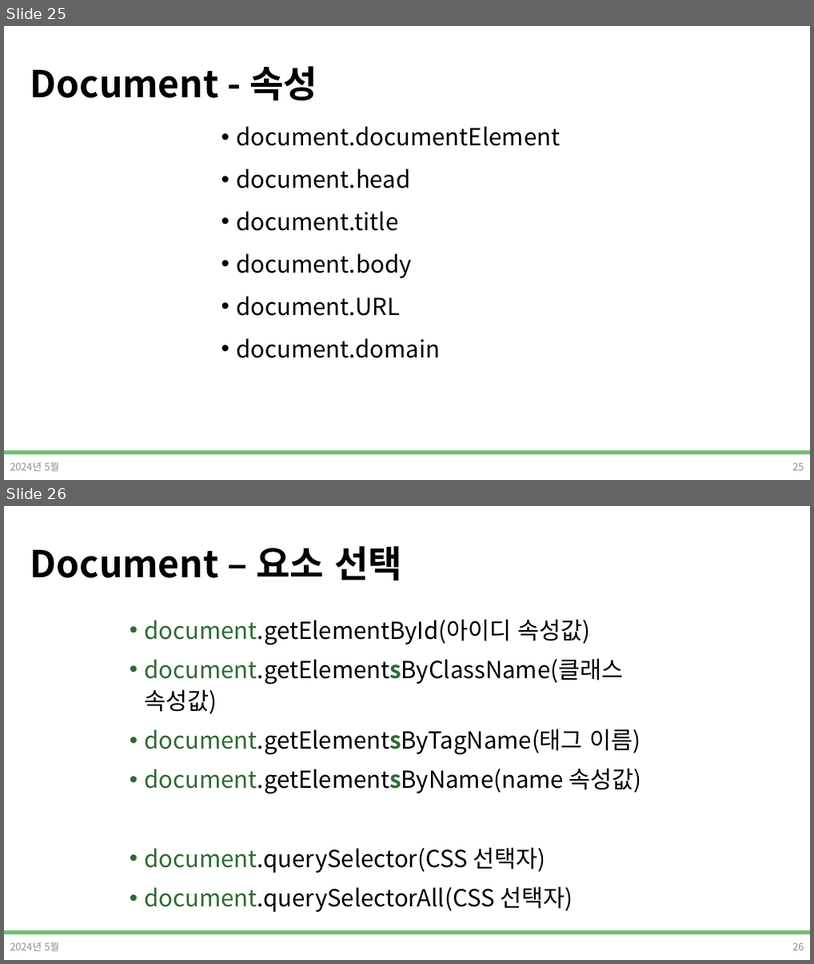
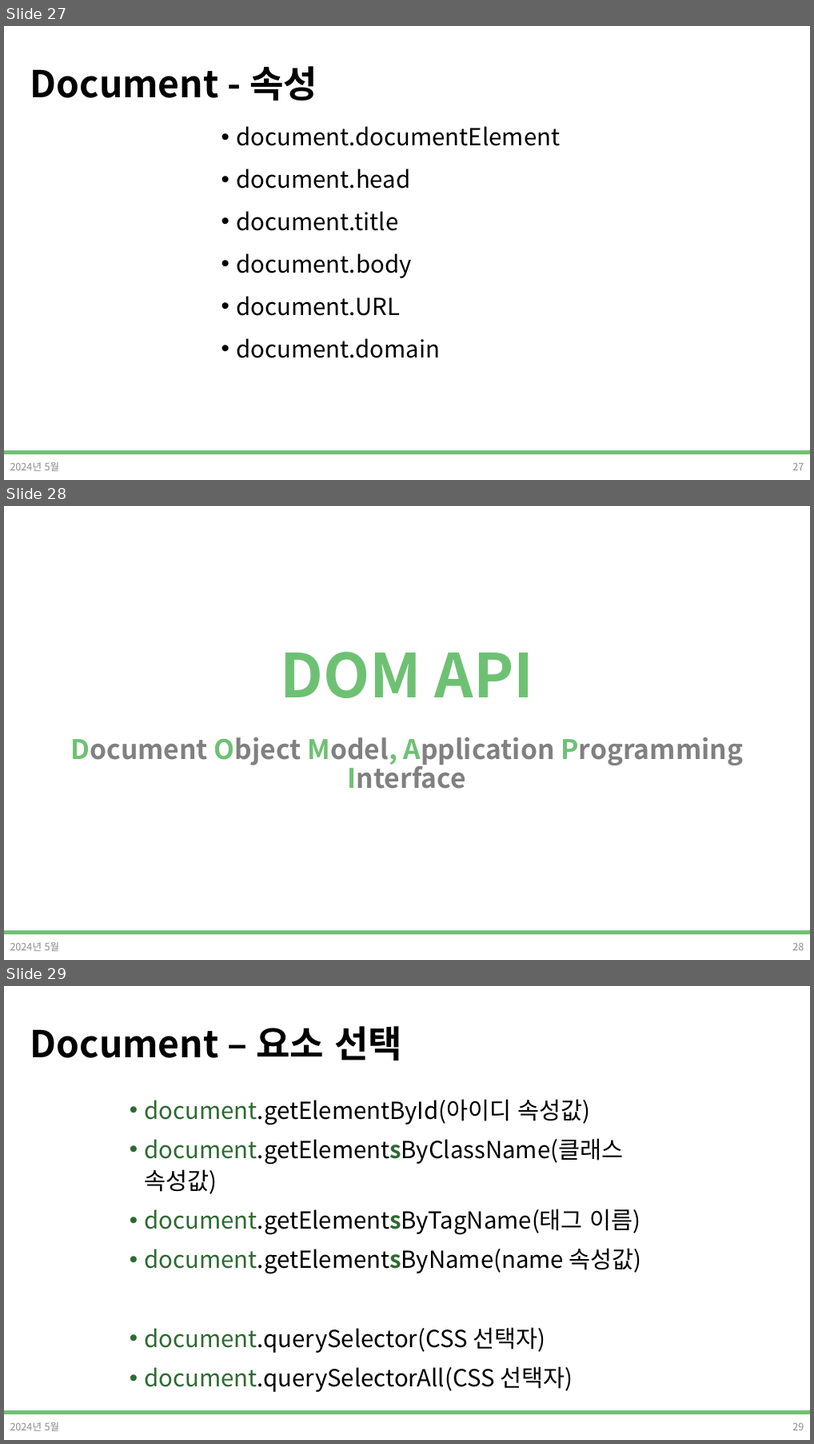
Before and after one commit to DevDamon0527/SeSAC_Yeongdeungpo_Campus_6th, a slide deck: material/[SeSAC_YDP_6] 04_2_Javascript_표준객체,DOM.pptx. Shown one above the other, each under a label of ours: slides 25 and 26 before the commit, slides 27, 28 and 29 after it. The pictures are 814x964 and 814x1444 pixels, drawn with LibreOffice and Linux fonts; fonts in the diff are those of the drawing; background and template pictures are left out. Boxes give left, top, right and bottom in pixels: in the first picture for what was removed or moved away, otherwise in the second. Text is boxed around its words. In the diff, an @@ line names an element or a change of style, - is before the commit and + after.

```diff
--- a/material/[SeSAC_YDP_6] 04_2_Javascript_표준객체,DOM.pptx
+++ b/material/[SeSAC_YDP_6] 04_2_Javascript_표준객체,DOM.pptx
@@ slide 28 added at <box>4,506,810,960</box>, background #FFFFFF; not listed: 1 template element that a slide beside it also shows @@
@@ title added at <box>280,652,534,698</box>, 72 pt, text #6EC173, bold @@
+DOM API
@@ text added at <box>70,737,744,788</box>, 32 pt, text #808080, bold @@
+Document Object Model, Application Programming Interface
@@ text added at <box>10,942,60,951</box>, 12 pt, text #8C8C8C @@
+2024년 5월
@@ page number added at <box>793,943,804,950</box>, 12 pt, text #8C8C8C @@
+28
@@ what was slide 25 is now slide 27 @@
@@ page number at <box>793,463,804,470</box>: text changed @@
-25
+27
@@ what was slide 26 is now slide 29 @@
```
Also in this commit, not shown: 2 slides changed, 16 other slides added, 7 other files.
